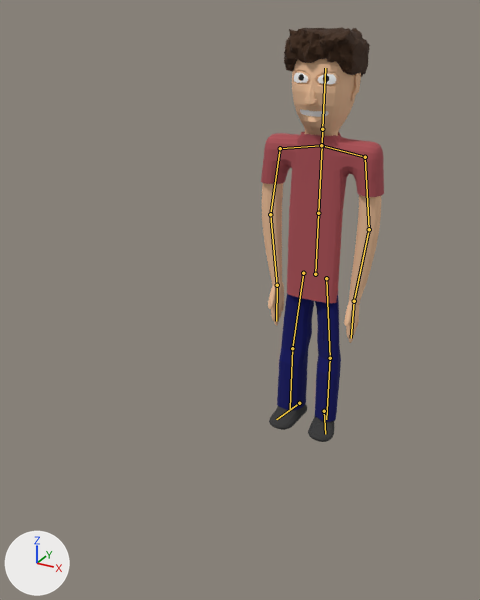
One commit to the FBX model Assets/game_guy_2.fbx: the scene before it, then after it.
Rendered twice from a 50 mm camera at (7.86, -19.61, 14.19) aimed at (-1.6, -2.41, 5.59). The axes (+X, +Y, +Z) are drawn at lower left. The lights are the same throughout. The picture after the commit comes second. The bones that change, and the others that lie on the model, are drawn over the model as lines.

Names of what the first picture shows: 'Guy', 'Pants', 'Shirt', 'Shoes'.
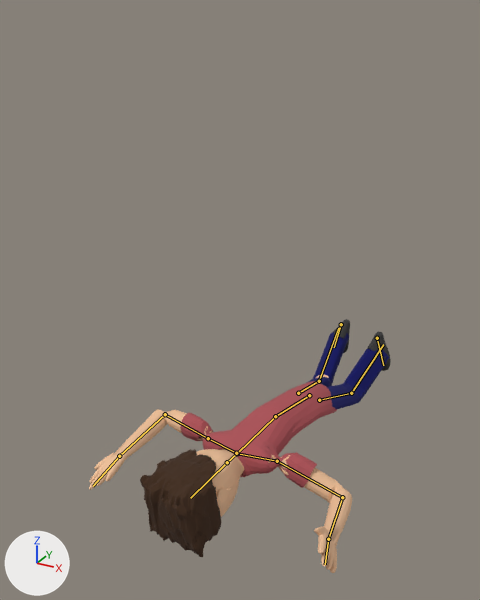
The newer file adds an action. The first version stands in its rest pose; the second is drawn at frame 47 of the action 'Armature|Player_Death'.

What differs and where, as boxes [x1, y1, x2, y2] in the pictures (480 x 600 px):
```json
{"object": "Guy", "change": "posed", "before": [262, 27, 382, 343], "after": [89, 374, 352, 573]}
{"object": "Shirt", "change": "posed", "before": [261, 131, 384, 303], "after": [180, 381, 337, 488], "on screen": "27% wider, 38% shorter"}
{"object": "Pants", "change": "posed", "before": [277, 294, 341, 422], "after": [307, 332, 389, 409]}
{"object": "Shoes", "change": "posed", "before": [269, 404, 334, 442], "after": [333, 319, 391, 371]}
{"bone": "Bone", "before": "(315, 274) to (318, 213)", "after": "(309, 395) to (275, 416)"}
{"bone": "Bone.001", "before": "(318, 213) to (322, 145)", "after": "(275, 416) to (237, 453)"}
{"bone": "Bone.005.R", "before": "(365, 157) to (369, 229)", "after": "(277, 461) to (342, 497)"}
{"bone": "Bone.006.R", "before": "(369, 229) to (354, 301)", "after": "(342, 497) to (328, 539)"}
{"bone": "Bone.005.R.001", "before": "(280, 148) to (270, 214)", "after": "(208, 438) to (165, 414)"}
{"bone": "Bone.006.R.001", "before": "(270, 214) to (277, 285)", "after": "(165, 414) to (119, 456)"}
{"bone": "Thigh_L", "before": "(326, 278) to (330, 358)", "after": "(319, 400) to (351, 393)"}
{"bone": "Bone.005.R.002", "before": "(330, 358) to (326, 419)", "after": "(351, 393) to (383, 344)"}
{"bone": "Bone.006.R.002", "before": "(324, 411) to (325, 434)", "after": "(377, 338) to (383, 365)"}
{"bone": "Thigh_R", "before": "(303, 273) to (292, 348)", "after": "(298, 393) to (319, 381)"}
{"bone": "Bone.005.L.002", "before": "(292, 348) to (290, 408)", "after": "(319, 381) to (338, 328)"}
{"bone": "Bone.006.L.002", "before": "(299, 403) to (276, 419)", "after": "(341, 324) to (334, 347)"}
```

Edits to the scene script, one JSON object a line:
```json
{"block": "bone_bone", "where": "bone_bone = bpy.data.objects['Armature'].pose.bones['Bone']"}
{"op": "set", "path": "bone_bone.location", "old": "(0.0, 0.0, 0.0)", "new": "(0.0, -4.78, 0.0)"}
{"op": "set", "path": "bone_bone.rotation_quaternion", "old": "(1.0, 0.0, 0.0, 0.0)", "new": "(0.738, 0.109, -0.014, -0.666)", "note": "degrees (0, 0, 0) -> degrees (10, 7, -83)"}
{"block": "bone_bone_001", "where": "bone_bone_001 = bpy.data.objects['Armature'].pose.bones['Bone.001']  # child of 'Bone'"}
{"op": "set", "path": "bone_bone_001.rotation_quaternion", "old": "(1.0, 0.0, 0.0, 0.0)", "new": "(0.994, 0.0, 0.0, -0.105)", "note": "degrees (0, 0, 0) -> degrees (0, 0, -12)"}
{"block": "bone_bone_005_r", "where": "bone_bone_005_r = bpy.data.objects['Armature'].pose.bones['Bone.005.R']  # child of 'Bone.004.R'"}
{"op": "set", "path": "bone_bone_005_r.rotation_quaternion", "old": "(1.0, 0.0, 0.0, 0.0)", "new": "(0.106, -0.268, -0.819, -0.497)", "note": "degrees (0, 0, 0) -> degrees (-57, -154, -22)"}
{"block": "bone_bone_006_r", "where": "bone_bone_006_r = bpy.data.objects['Armature'].pose.bones['Bone.006.R']  # child of 'Bone.005.R'"}
{"op": "set", "path": "bone_bone_006_r.rotation_quaternion", "old": "(1.0, 0.0, 0.0, 0.0)", "new": "(0.694, -0.531, 0.316, -0.369)", "note": "degrees (0, 0, 0) -> degrees (-76, 3, -58)"}
{"block": "bone_bone_005_r_001", "where": "bone_bone_005_r_001 = bpy.data.objects['Armature'].pose.bones['Bone.005.R.001']  # child of 'Bone.004.R.001'"}
{"op": "set", "path": "bone_bone_005_r_001.rotation_quaternion", "old": "(1.0, 0.0, 0.0, 0.0)", "new": "(0.024, -0.068, 0.789, -0.61)", "note": "degrees (0, 0, 0) -> degrees (75, -177, 8)"}
{"block": "bone_bone_006_r_001", "where": "bone_bone_006_r_001 = bpy.data.objects['Armature'].pose.bones['Bone.006.R.001']  # child of 'Bone.005.R.001'"}
{"op": "set", "path": "bone_bone_006_r_001.rotation_quaternion", "old": "(1.0, 0.0, 0.0, 0.0)", "new": "(0.393, 0.482, 0.592, 0.514)", "note": "degrees (0, 0, 0) -> degrees (99, -2, 103)"}
{"block": "bone_thigh_l", "where": "bone_thigh_l = bpy.data.objects['Armature'].pose.bones['Thigh_L']"}
{"op": "set", "path": "bone_thigh_l.location", "old": "(0.0, 0.0, 0.0)", "new": "(0.0, 4.75, -0.48)"}
{"op": "set", "path": "bone_thigh_l.rotation_quaternion", "old": "(1.0, 0.0, 0.0, 0.0)", "new": "(0.827, 0.0, 0.056, 0.559)", "note": "degrees (0, 0, 0) -> degrees (4, 5, 68)"}
{"block": "bone_bone_005_r_002", "where": "bone_bone_005_r_002 = bpy.data.objects['Armature'].pose.bones['Bone.005.R.002']  # child of 'Thigh_L'"}
{"op": "set", "path": "bone_bone_005_r_002.rotation_quaternion", "old": "(1.0, 0.0, 0.0, 0.0)", "new": "(0.883, 0.07, 0.088, 0.456)", "note": "degrees (0, 0, 0) -> degrees (12, 5, 55)"}
{"block": "bone_bone_006_r_002", "where": "bone_bone_006_r_002 = bpy.data.objects['Armature'].pose.bones['Bone.006.R.002']  # child of 'Bone.005.R.002'"}
{"op": "set", "path": "bone_bone_006_r_002.rotation_quaternion", "old": "(1.0, 0.0, 0.0, 0.0)", "new": "(0.973, 0.006, -0.095, 0.211)", "note": "degrees (0, 0, 0) -> degrees (-2, -11, 25)"}
{"block": "bone_thigh_r", "where": "bone_thigh_r = bpy.data.objects['Armature'].pose.bones['Thigh_R']"}
{"op": "set", "path": "bone_thigh_r.location", "old": "(0.0, 0.0, 0.0)", "new": "(-0.08, 4.75, 0.47)"}
{"op": "set", "path": "bone_thigh_r.rotation_quaternion", "old": "(1.0, 0.0, 0.0, 0.0)", "new": "(0.813, -0.002, -0.057, 0.579)", "note": "degrees (0, 0, 0) -> degrees (-4, -5, 71)"}
{"block": "bone_bone_005_l_002", "where": "bone_bone_005_l_002 = bpy.data.objects['Armature'].pose.bones['Bone.005.L.002']  # child of 'Thigh_R'"}
{"op": "set", "path": "bone_bone_005_l_002.rotation_quaternion", "old": "(1.0, 0.0, 0.0, 0.0)", "new": "(0.886, -0.001, -0.004, 0.464)", "note": "degrees (0, 0, 0) -> degrees (0, 0, 55)"}
{"block": "bone_bone_006_l_002", "where": "bone_bone_006_l_002 = bpy.data.objects['Armature'].pose.bones['Bone.006.L.002']  # child of 'Bone.005.L.002'"}
{"op": "set", "path": "bone_bone_006_l_002.rotation_quaternion", "old": "(1.0, 0.0, 0.0, 0.0)", "new": "(0.968, -0.143, 0.063, -0.199)", "note": "degrees (0, 0, 0) -> degrees (-18, 4, -24)"}
```
